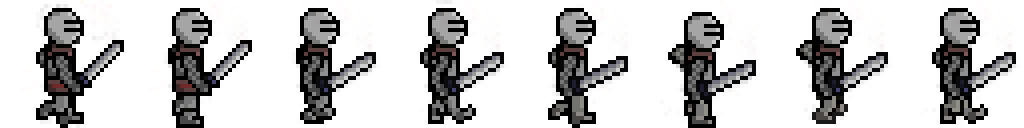
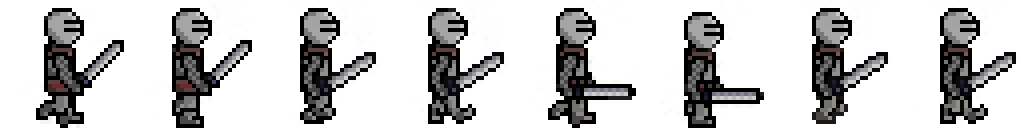
Layered file, before and after one edit (1024×128). Changes by layer:
painted on "Frame8" over [924,28,1020,124]
painted on "Frame7" over [796,28,892,120]
painted on "Frame6" over [664,12,768,108]
painted on "Frame5" over [536,8,636,104]
painted on "Frame4" over [420,0,504,120]
painted on "Frame3" over [292,36,376,92]
painted on "Frame2" over [164,28,248,88]
painted on "Frame1" over [36,0,120,68]
